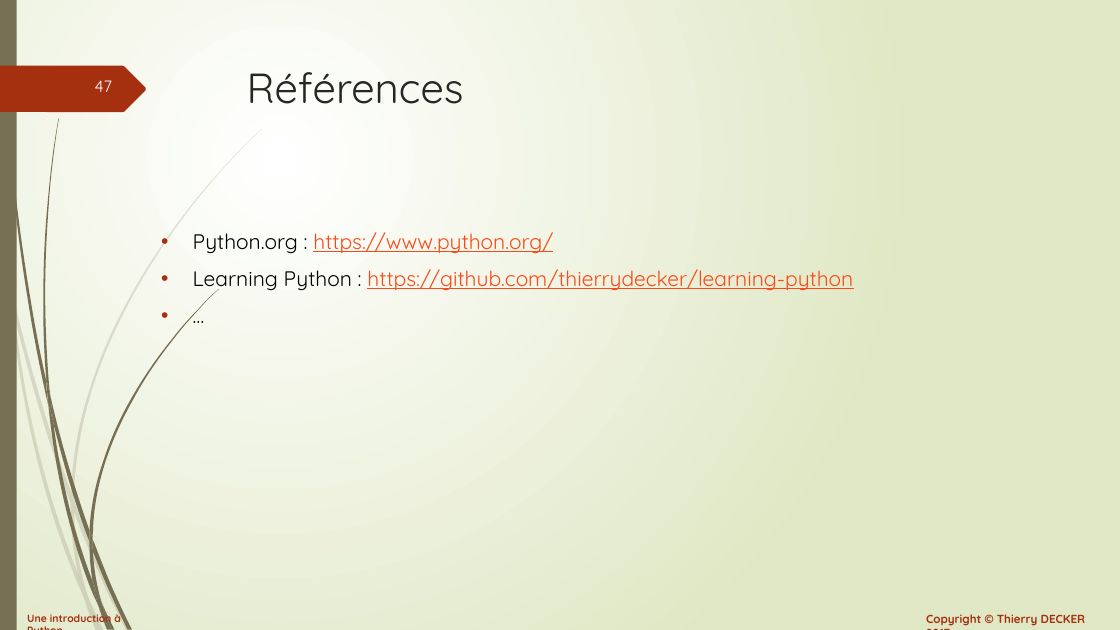
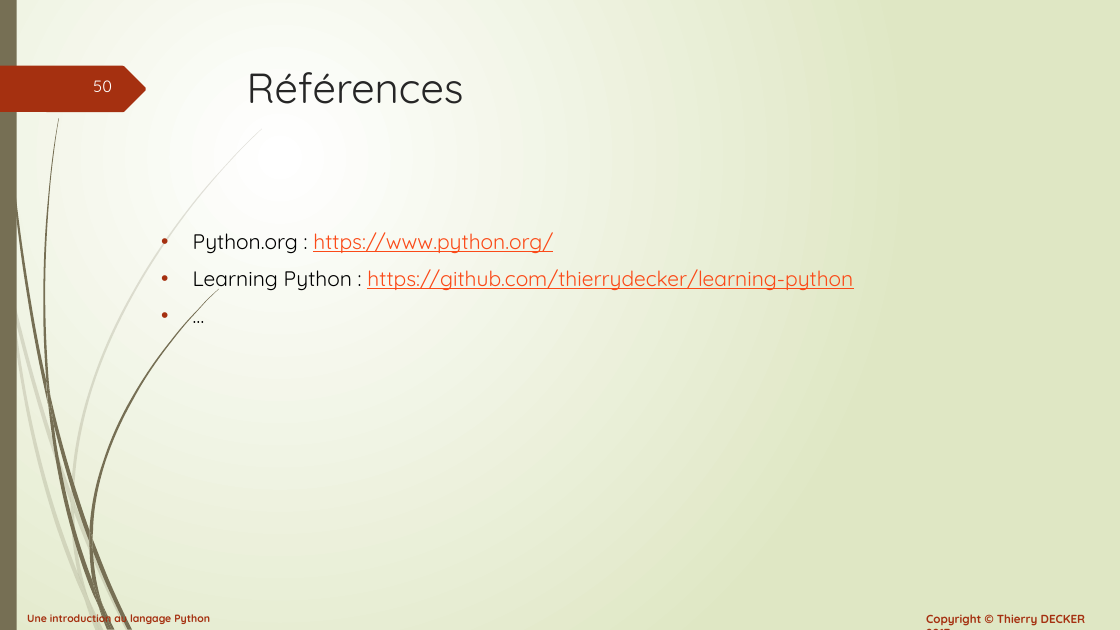
Before and after one commit to VikmanTheRacoon/learning-python, a slide deck: slide 50 of documentations/learning-python.pptx (slide 47 before the commit). Drawn at 1120x630 pixels with LibreOffice and Linux fonts; fonts in the diff are those of the drawing. Boxes give left, top, right and bottom in pixels: in the first picture for what was removed or moved away, otherwise in the second. Text is boxed around its words. In the diff, an @@ line names an element or a change of style, - is before the commit and + after.

```diff
--- a/documentations/learning-python.pptx
+++ b/documentations/learning-python.pptx
@@ page number at box(93, 80, 112, 92): text changed @@
-47
+50
@@ text at box(27, 611, 210, 626): text changed @@
-Une introduction à Python
+Une introduction au langage Python
```
Also in this commit, not shown: 45 other slides changed, 3 slides added, 1 other file.
